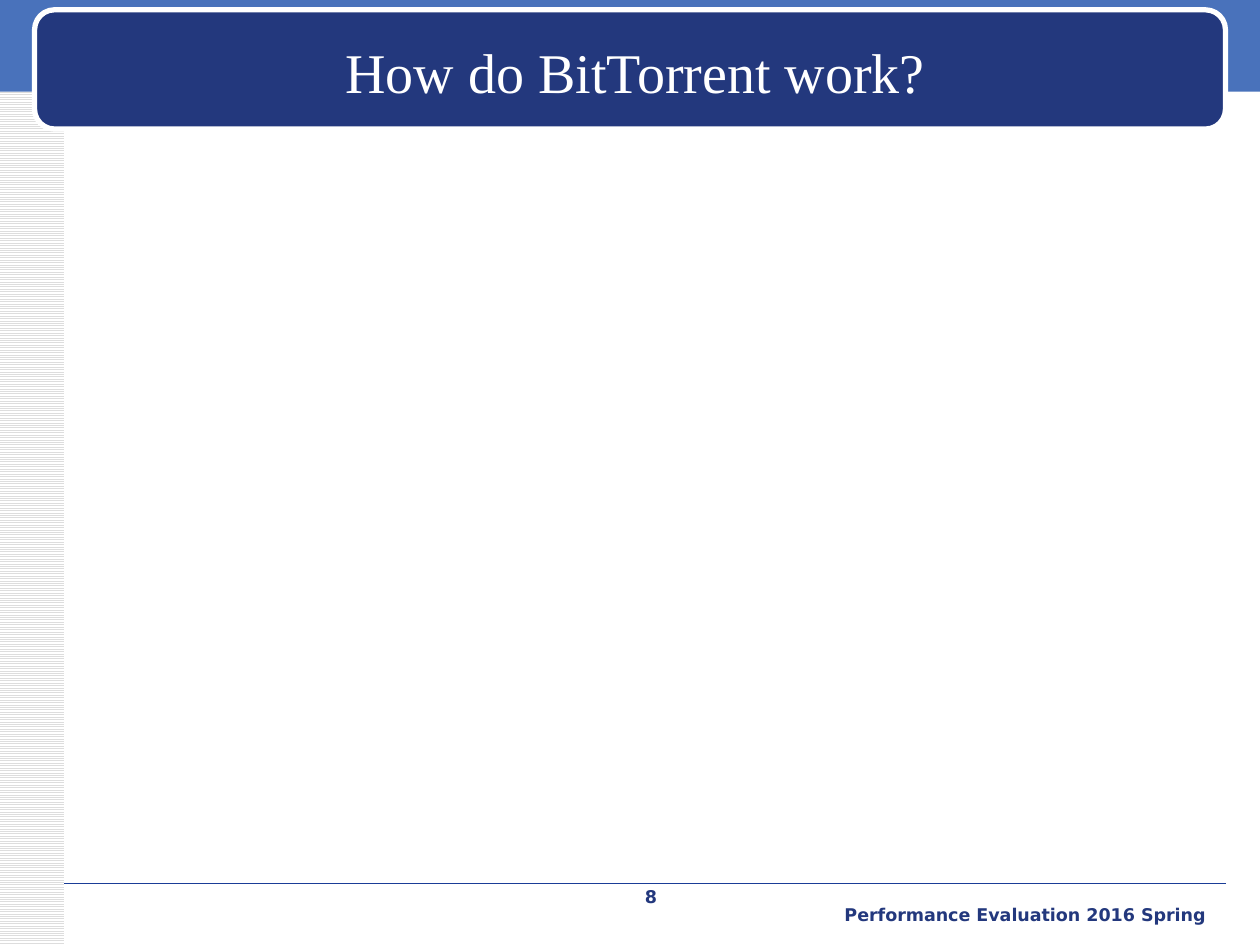
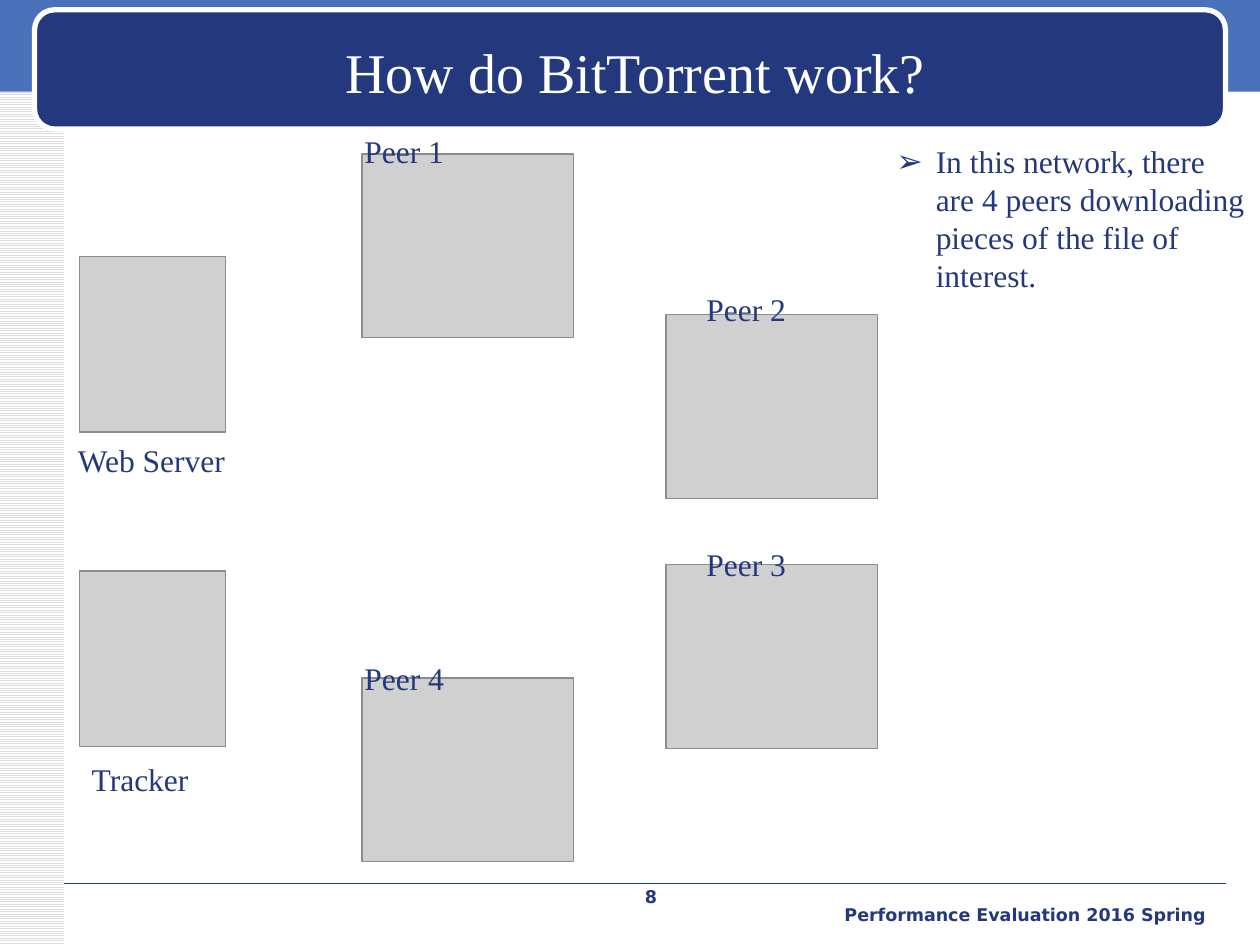
Before and after one commit to iamyuanchung/PE_104_2, a slide deck: slide 8 of final/BT-like-peer2peer.pptx. Drawn at 1260x945 pixels with LibreOffice and Linux fonts; fonts in the diff are those of the drawing; grey boxes stand for pictures; background and template pictures are left out. Boxes give left, top, right and bottom in pixels: in the first picture for what was removed or moved away, otherwise in the second. Text is boxed around its words. In the diff, an @@ line names an element or a change of style, - is before the commit and + after.

```diff
--- a/final/BT-like-peer2peer.pptx
+++ b/final/BT-like-peer2peer.pptx
@@ text added at (x1=364, y1=138, x2=444, y2=164), 18 pt, text #23387D @@
+Peer 1
@@ picture added at (x1=362, y1=154, x2=573, y2=338) @@
@@ text added at (x1=936, y1=151, x2=1244, y2=288), 18 pt, text #23387D @@
+➢ In this network, there
+  are 4 peers downloading
+  pieces of the file of
+  interest.
@@ picture added at (x1=79, y1=257, x2=226, y2=432) @@
@@ text added at (x1=706, y1=297, x2=786, y2=322), 18 pt, text #23387D @@
+Peer 2
@@ picture added at (x1=665, y1=315, x2=877, y2=499) @@
@@ text added at (x1=78, y1=450, x2=225, y2=473), 18 pt, text #23387D @@
+Web Server
@@ picture added at (x1=665, y1=564, x2=877, y2=748) @@
@@ text added at (x1=706, y1=551, x2=786, y2=577), 18 pt, text #23387D @@
+Peer 3
@@ picture added at (x1=79, y1=571, x2=226, y2=746) @@
@@ picture added at (x1=362, y1=678, x2=573, y2=862) @@
@@ text added at (x1=364, y1=665, x2=444, y2=691), 18 pt, text #23387D @@
+Peer 4
@@ text added at (x1=92, y1=769, x2=189, y2=792), 18 pt, text #23387D @@
+Tracker
```
Also in this commit, not shown: 6 slides added, 2 other files.
